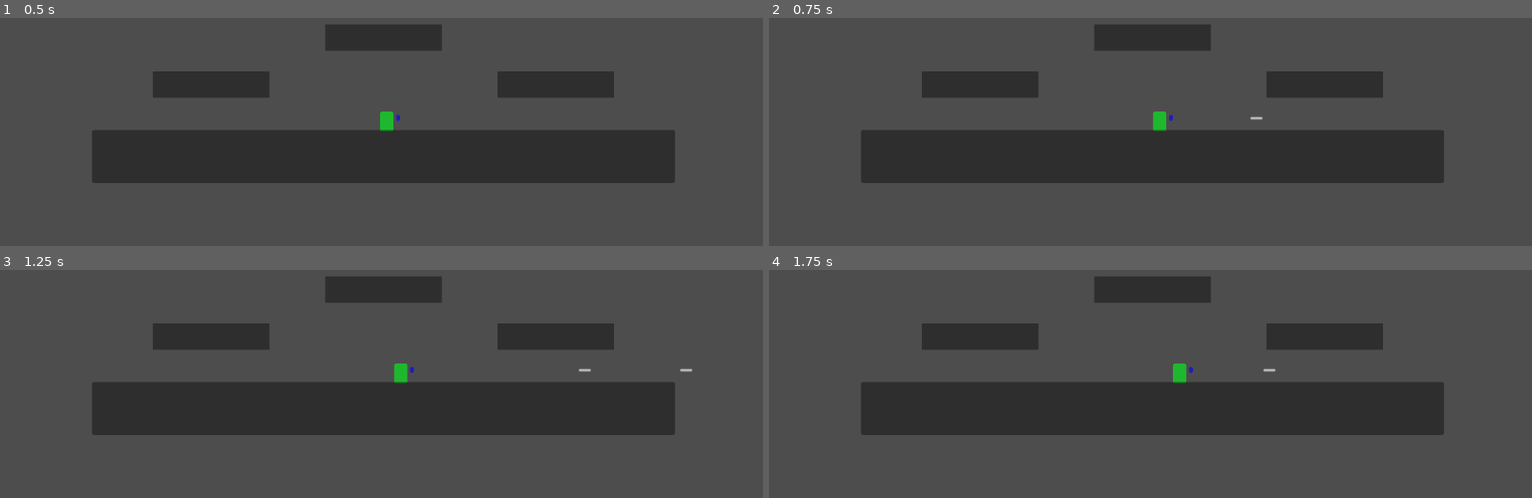
Above: before the commit, frames 1-4 (two rows, left to right).
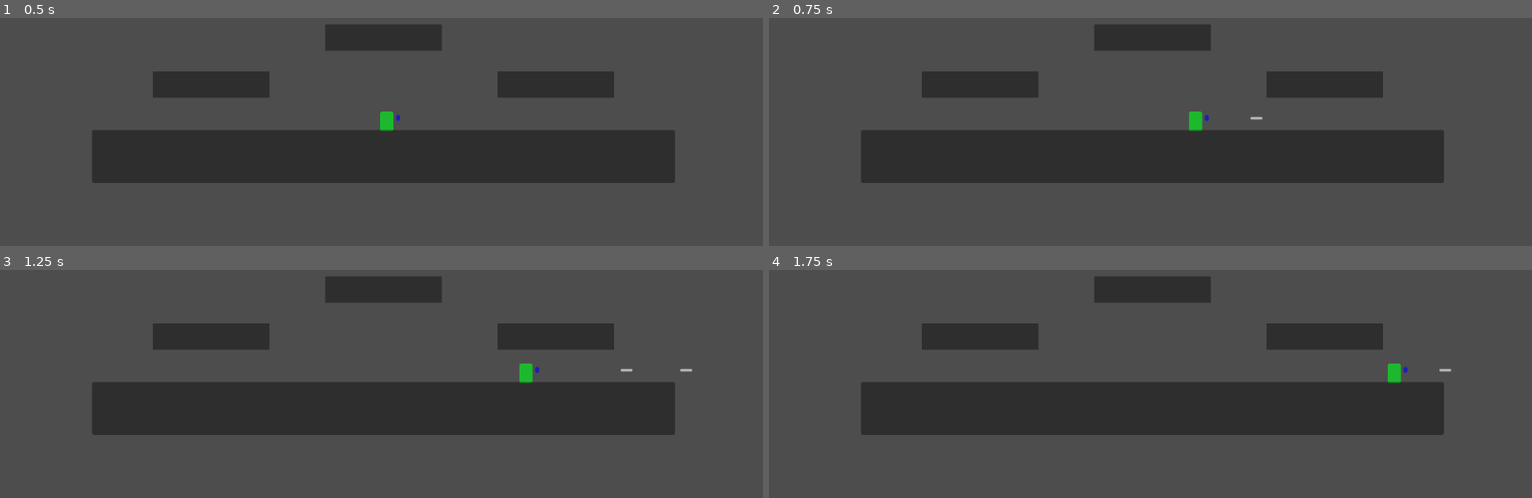
Above: after the commit, the same moments.

Repository: Wherritt/CaptainGameJam
Game: Godot game, scene res://Main.tscn
Two runs of this game, one before a commit and one after it. Both use one fixed random seed, a clock stepped at 60 frames per second and the inputs below.
Inputs:
- Up to frame 1 (0.5 s): no input
- Up to frame 2 (0.75 s): tap Enter (ui_accept) at 0.5 s; hold Right (ui_right) from 0.53 s (still down)
- Up to frame 3 (1.25 s): keep holding Right (ui_right); tap Enter (ui_accept) at 0.77 s
- Up to frame 4 (1.75 s): keep holding Right (ui_right); tap Enter (ui_accept) at 1.52 s

Frame 1 is identical in both runs. In frame 2, 0.3% of the frame differs, in the area x 50-58%, y 41-50%; in frame 3, 0.4%, in the area x 51-83%, y 41-50%; in frame 4, 0.4%.

Commit message:
reverted back to SPEED = 300. Test worked.

Diff:
--- a/Player/Player.gd
+++ b/Player/Player.gd
@@ -1,6 +1,6 @@
 extends CharacterBody2D
 
-const SPEED = 30.0
+const SPEED = 300.0
 const JUMP_VELOCITY = -450.0
 const MAX_HEALTH = 10
 var current_health = MAX_HEALTH
